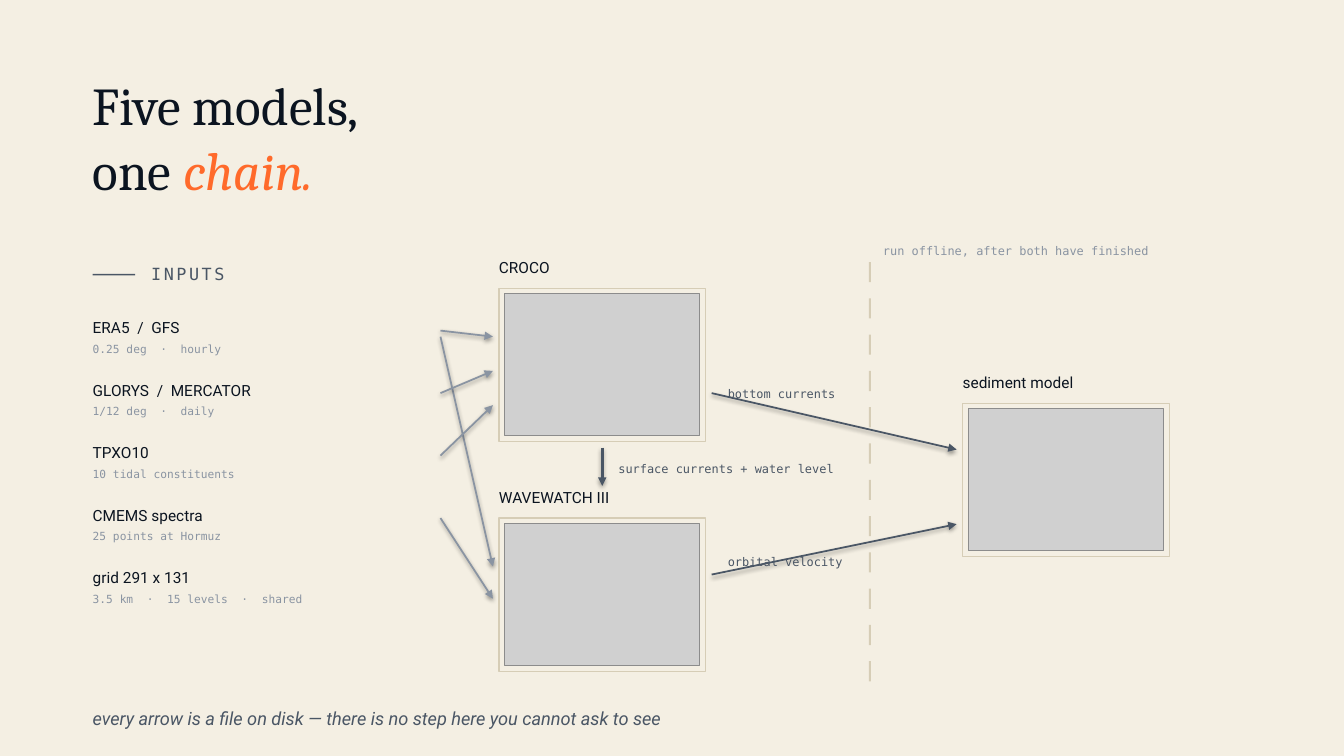
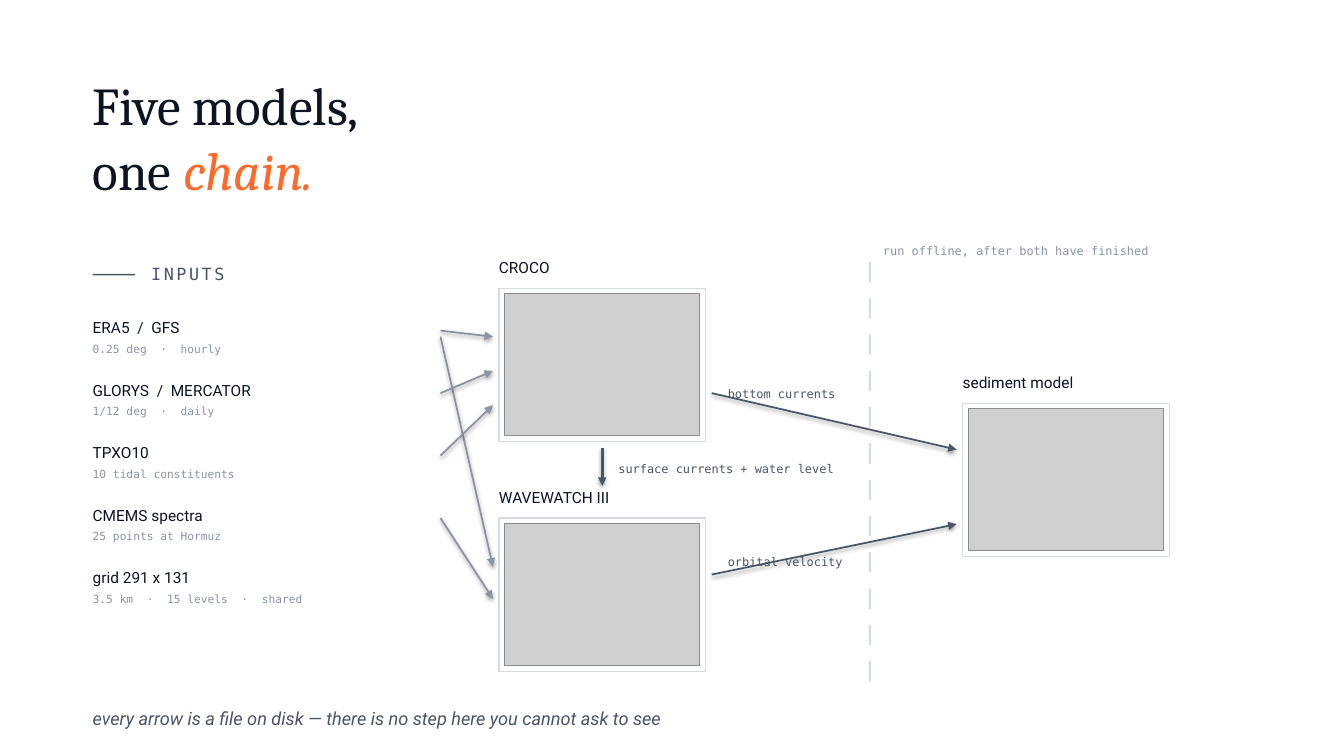
Before and after one commit to GilesFearon/oceanmotion-publications, a slide deck: slide 7 of pitch/oma-pitch-desal.pptx. Drawn at 1344x756 pixels with LibreOffice and Linux fonts; fonts in the diff are those of the drawing; grey boxes stand for pictures. Boxes give left, top, right and bottom in pixels: in the first picture for what was removed or moved away, otherwise in the second. Text is boxed around its words. In the diff, an @@ line names an element or a change of style, - is before the commit and + after.

```diff
--- a/pitch/oma-pitch-desal.pptx
+++ b/pitch/oma-pitch-desal.pptx
@@ rectangle removed at [0,0,1344,756] @@
@@ fill #F4EFE3 to #FFFFFF; outline #D6CDB6 1 pt to #D5DBE2 1 pt in 3 elements at [499,288,706,442], [499,518,706,671], [963,403,1170,557] @@
@@ fill #D6CDB6 to #D5DBE2 in 12 elements at [869,262,871,282], [869,298,871,319], [869,335,871,355], [869,371,871,391], [869,407,871,427], [869,444,871,464], [869,480,871,500], [869,516,871,536], [869,553,871,573], [869,589,871,609], [869,625,871,645], [869,661,871,682] @@
```
Also in this commit, not shown: 16 other slides changed, 1 slide removed, 11 other files.
